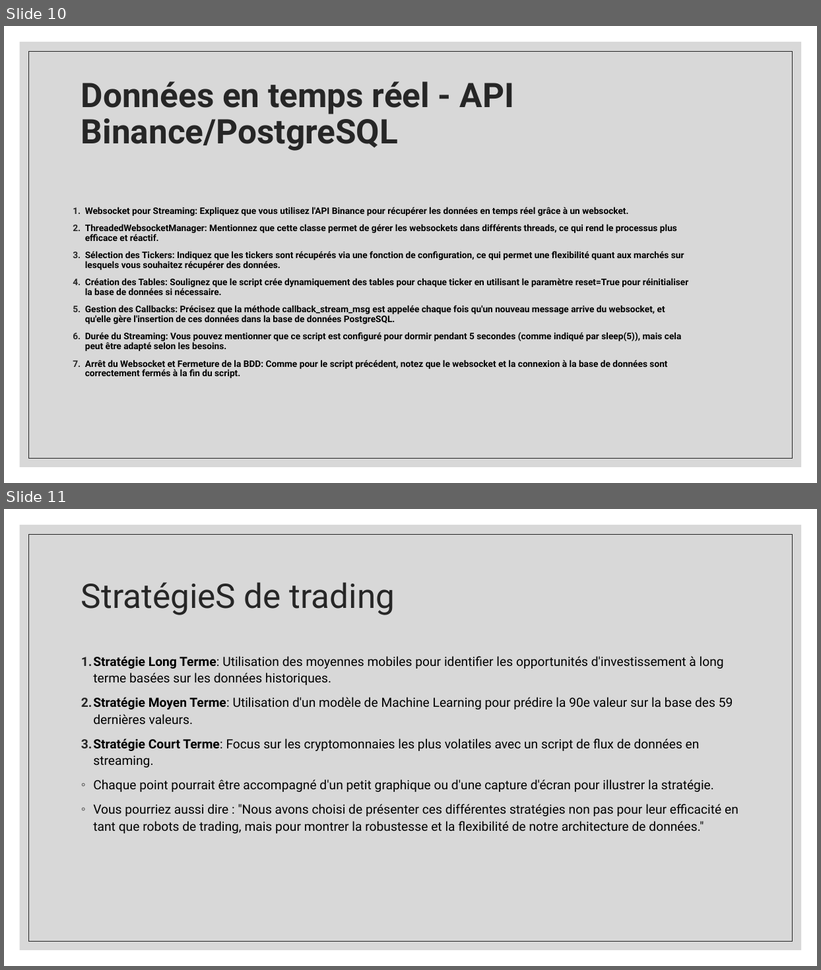
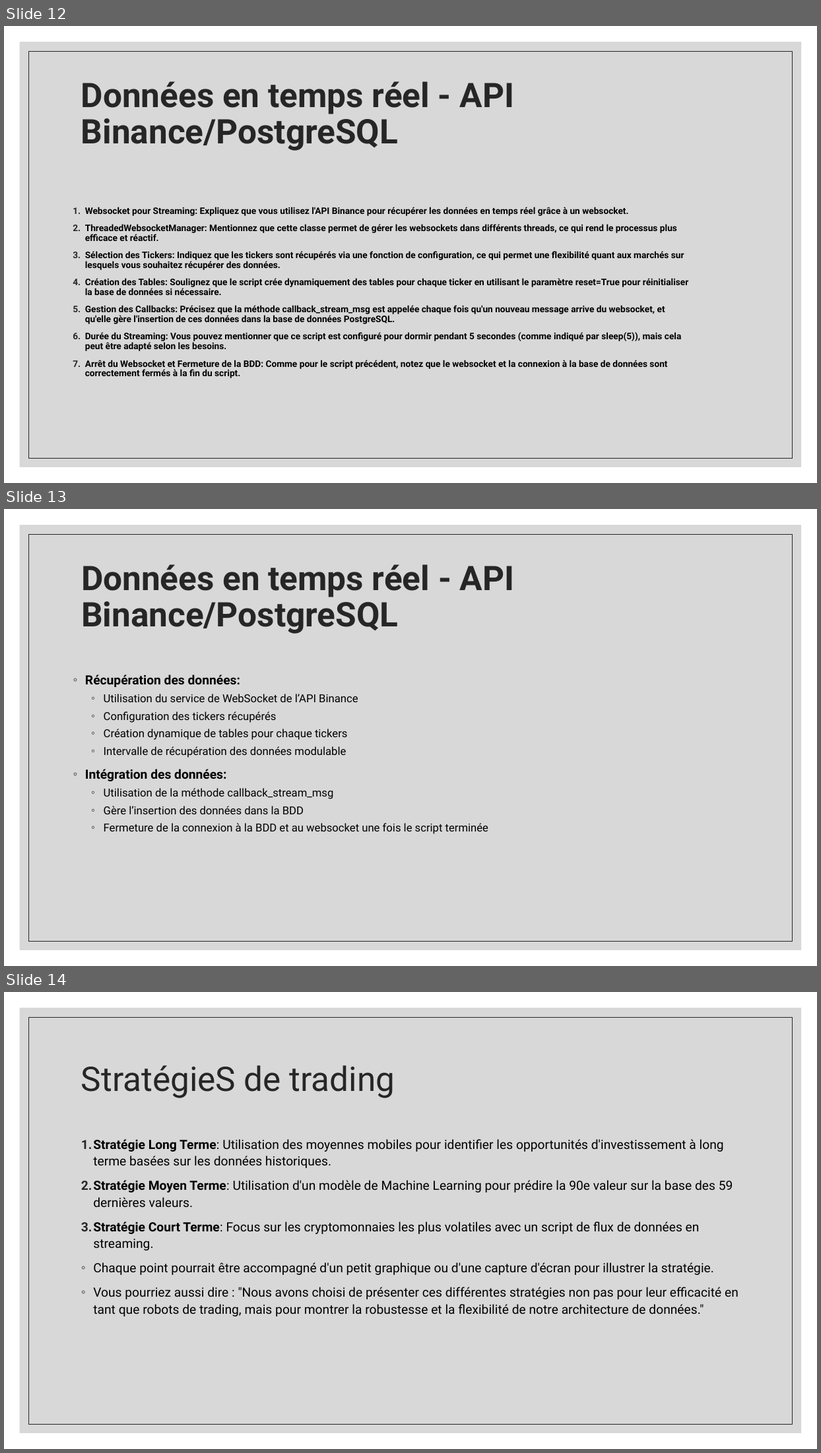
Before and after one commit to swip10/OPA, a slide deck: Gestion de projet/Présentation projet_OPA.pptx. Shown one above the other, each under a label of ours: slides 10 and 11 before the commit, slides 12, 13 and 14 after it. The pictures are 821x970 and 821x1453 pixels, drawn with LibreOffice and Linux fonts; fonts in the diff are those of the drawing. Boxes give left, top, right and bottom in pixels: in the first picture for what was removed or moved away, otherwise in the second. Text is boxed around its words. In the diff, an @@ line names an element or a change of style, - is before the commit and + after.

```diff
--- a/Gestion de projet/Présentation projet_OPA.pptx
+++ b/Gestion de projet/Présentation projet_OPA.pptx
@@ slide 13 added at box(4, 509, 817, 966), background #FFFFFF; not listed: 2 template elements that a slide beside it also shows @@
@@ title added at box(81, 564, 515, 634), 40 pt, text #262626, bold @@
+Données en temps réel - API Binance/PostgreSQL
@@ text added at box(85, 675, 488, 834), 13 pt, text #000000 @@
+◦ Récupération des données:
+  ◦ Utilisation du service de WebSocket de l’API Binance
+  ◦ Configuration des tickers récupérés
+  ◦ Création dynamique de tables pour chaque tickers
+  ◦ Intervalle de récupération des données modulable
+◦ Intégration des données:
+  ◦ Utilisation de la méthode callback_stream_msg
+  ◦ Gère l’insertion des données dans la BDD
+  ◦ Fermeture de la connexion à la BDD et au websocket une fois le script terminée
@@ what was slide 10 is now slide 12 @@
@@ what was slide 11 is now slide 14 @@
```
Also in this commit, not shown: 2 slides changed, 2 other slides added, 1 other file.
